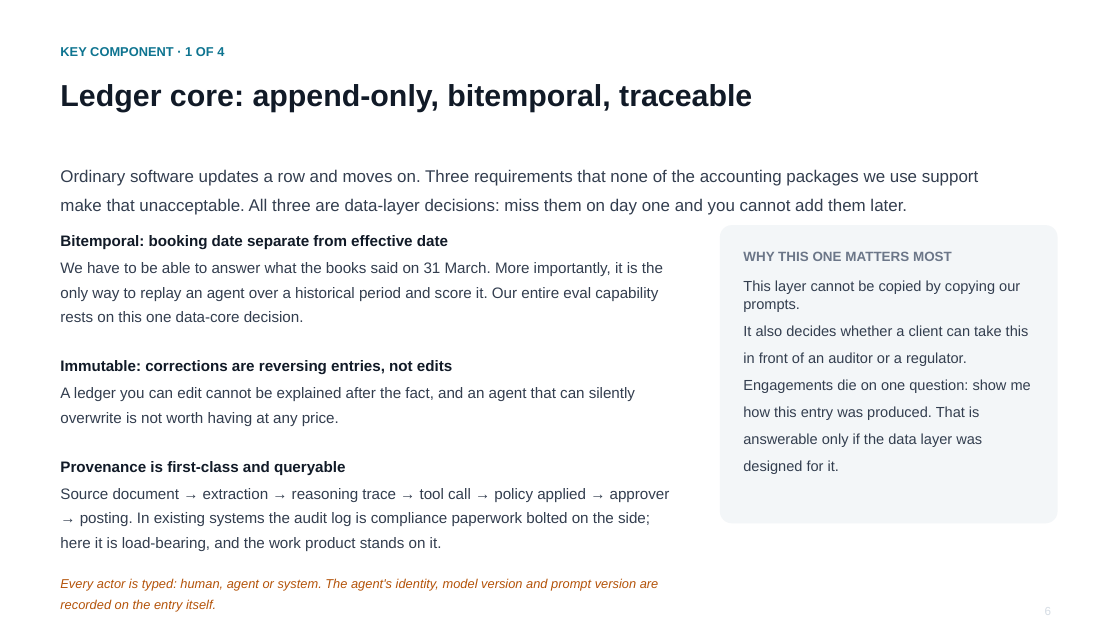
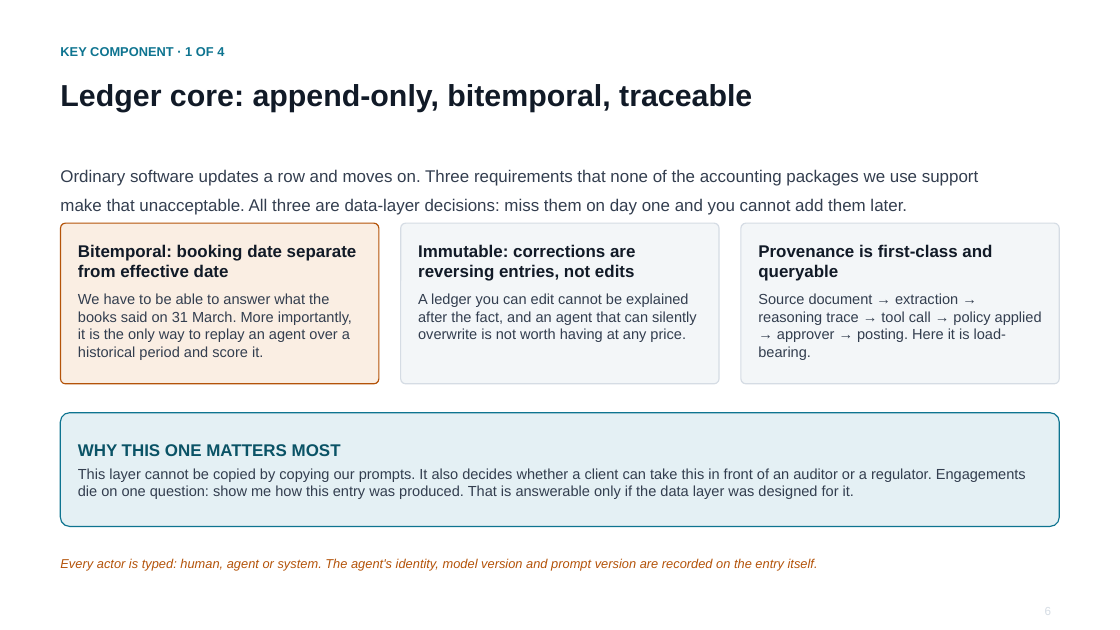
Before and after one commit to cllu/aimi-accounting-software-proposal, a slide deck: slide 8 of agent-native-accounting-deck.pptx (slide 7 before the commit). Drawn at 1120x630 pixels with LibreOffice and Linux fonts; fonts in the diff are those of the drawing. Boxes give left, top, right and bottom in pixels: in the first picture for what was removed or moved away, otherwise in the second. Text is boxed around its words. In the diff, an @@ line names an element or a change of style, - is before the commit and + after.

```diff
--- a/agent-native-accounting-deck.pptx
+++ b/agent-native-accounting-deck.pptx
@@ text removed at (x1=60, y1=235, x2=670, y2=612) @@
-Bitemporal: booking date separate from effective date
-We have to be able to answer what the books said on 31 March. More importantly, it is the only way to replay an agent over a historical period and score it. Our entire eval capability rests on this one data-core decision.
-Immutable: corrections are reversing entries, not edits
-A ledger you can edit cannot be explained after the fact, and an agent that can silently overwrite is not worth having at any price.
-Provenance is first-class and queryable
-Source document → extraction → reasoning trace → tool call → policy applied → approver → posting. In existing systems the audit log is compliance paperwork bolted on the side; here it is load-bearing, and the work product stands on it.
-Every actor is typed: human, agent or system. The agent's identity, model version and prompt version are recorded on the entry itself.
@@ rounded rectangle added at (x1=60, y1=223, x2=379, y2=384), fill #FAEEE3, outline #B45309 1 pt @@
@@ rounded rectangle added at (x1=401, y1=223, x2=719, y2=384), fill #F3F6F8, outline #D5DCE4 1 pt @@
@@ rounded rectangle removed at (x1=720, y1=225, x2=1058, y2=523) @@
@@ rounded rectangle added at (x1=741, y1=223, x2=1060, y2=384), fill #F3F6F8, outline #D5DCE4 1 pt @@
@@ text added at (x1=78, y1=244, x2=357, y2=360), 12.5 pt, text #333E4F @@
+Bitemporal: booking date separate from effective date
+We have to be able to answer what the books said on 31 March. More importantly, it is the only way to replay an agent over a historical period and score it.
@@ text added at (x1=418, y1=244, x2=697, y2=342), 12.5 pt, text #333E4F @@
+Immutable: corrections are reversing entries, not edits
+A ledger you can edit cannot be explained after the fact, and an agent that can silently overwrite is not worth having at any price.
@@ text removed at (x1=743, y1=251, x2=952, y2=261) @@
-WHY THIS ONE MATTERS MOST
@@ text added at (x1=758, y1=244, x2=1042, y2=360), 12.5 pt, text #333E4F @@
+Provenance is first-class and queryable
+Source document → extraction → reasoning trace → tool call → policy applied → approver → posting. Here it is load-bearing.
@@ text "WHY THIS ONE MATTERS MOST" moved from (x1=743, y1=280, x2=1031, y2=474) to (x1=78, y1=444, x2=1026, y2=499) @@
@@ text "WHY THIS ONE MATTERS MOST" at (x1=78, y1=444, x2=1026, y2=499): vertical alignment top to middle @@
@@ rounded rectangle added at (x1=60, y1=413, x2=1060, y2=526), fill #E4F0F4, outline #0E7490 1 pt @@
@@ text at (x1=78, y1=444, x2=341, y2=456): paragraph added @@
+WHY THIS ONE MATTERS MOST
@@ text at (x1=78, y1=468, x2=1026, y2=499): line spacing 1.55 to 1; less space between paragraphs @@
@@ text added at (x1=60, y1=558, x2=818, y2=571), 11 pt, text #B45309, italic @@
+Every actor is typed: human, agent or system. The agent's identity, model version and prompt version are recorded on the entry itself.
```
Also in this commit, not shown: 10 other slides changed, 1 slide added.
